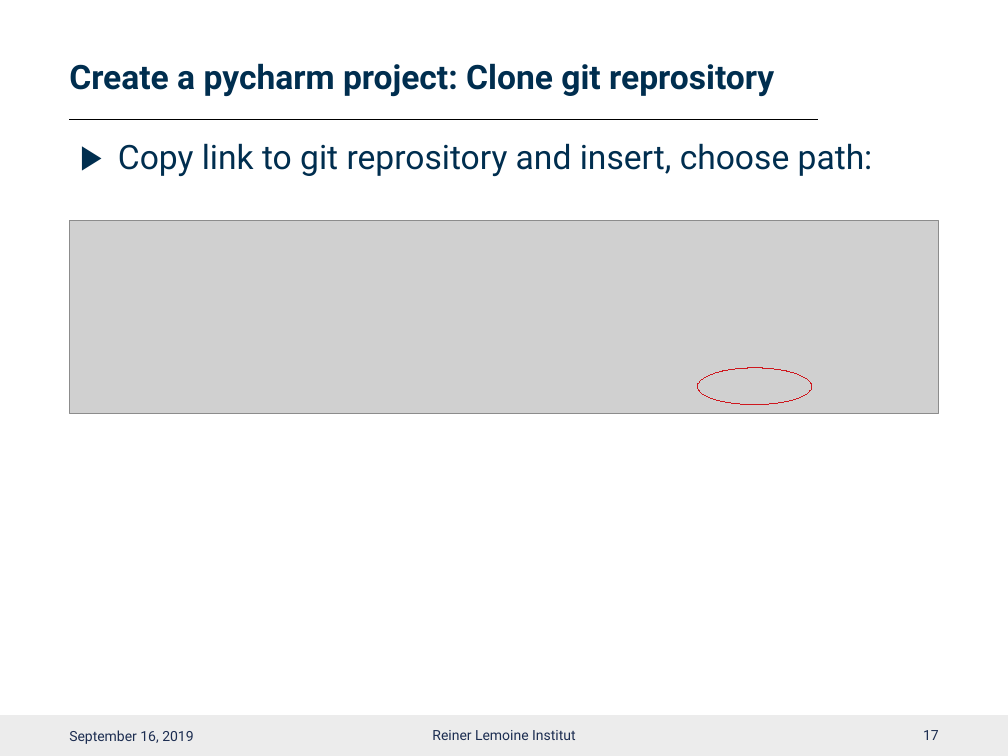
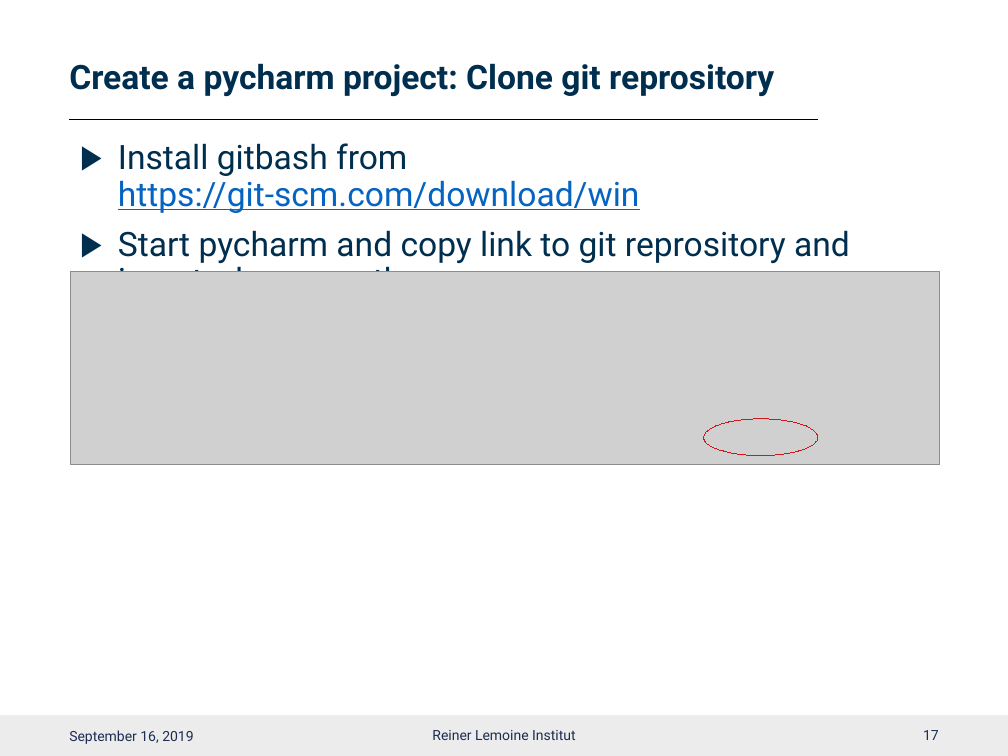
Before and after one commit to smartie2076/oemof_workshop, a slide deck: slide 18 of Oemof_Workshop_02_Installation.pptx. Drawn at 1008x756 pixels with LibreOffice and Linux fonts; fonts in the diff are those of the drawing; grey boxes stand for pictures; background and template pictures are left out. Boxes give left, top, right and bottom in pixels: in the first picture for what was removed or moved away, otherwise in the second. Text is boxed around its words. In the diff, an @@ line names an element or a change of style, - is before the commit and + after.

```diff
--- a/Oemof_Workshop_02_Installation.pptx
+++ b/Oemof_Workshop_02_Installation.pptx
@@ text at [118,143,850,272]: text changed @@
-▶ Copy link to git reprository and insert, choose path:
+▶ Install gitbash from https://git-scm.com/download/win
+▶ Start pycharm and copy link to git reprository and insert, choose path:
@@ picture: place and size @@
-picture at [70,221,938,413]
+picture at [71,271,939,464]
@@ ellipse: place and size @@
-ellipse at [698,368,811,404]
+ellipse at [704,419,817,456]
```
Also in this commit, not shown: 48 other files.
